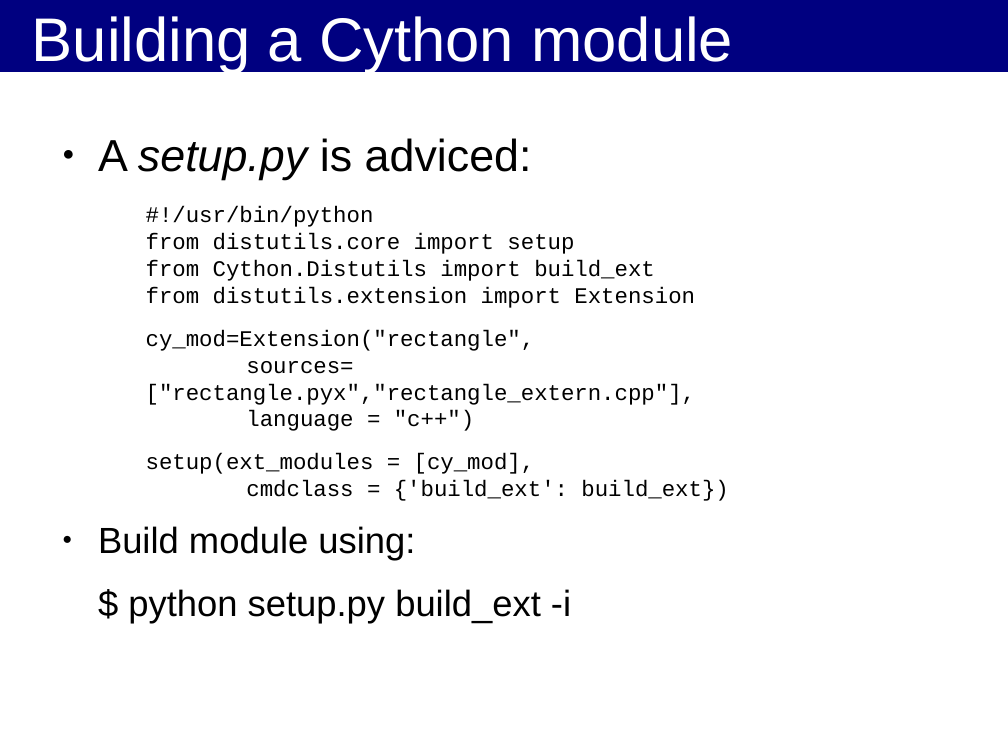
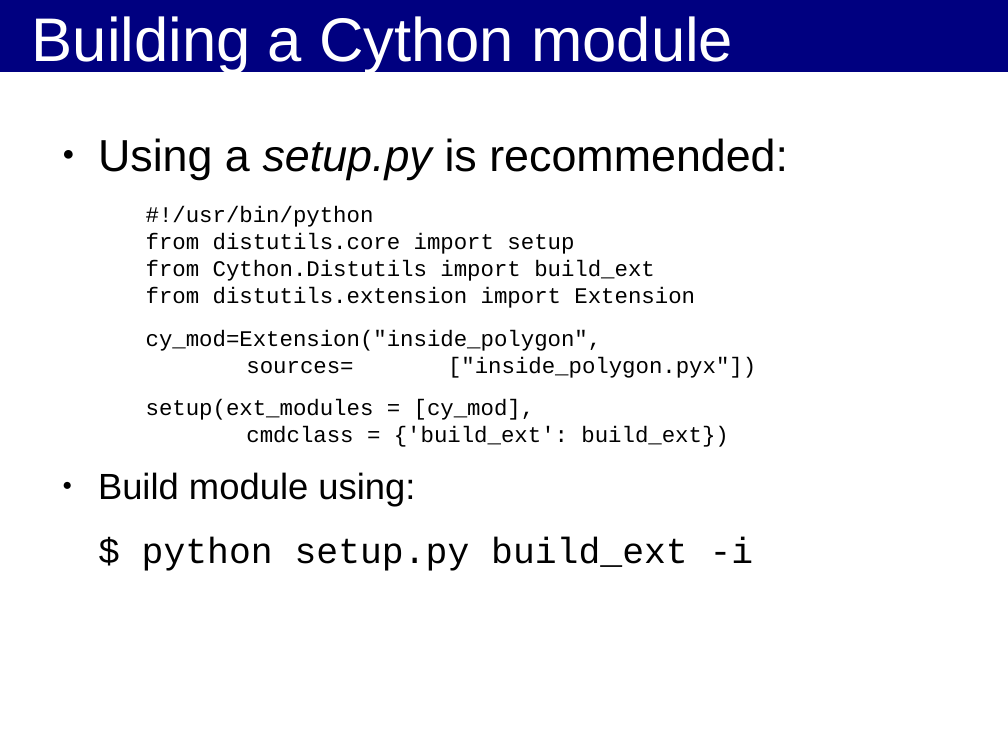
Before and after one commit to kif/HPP, a slide deck: slide 8 of Cython_OpenCL.odp. Drawn at 1008x756 pixels with LibreOffice and Linux fonts; fonts in the diff are those of the drawing; background and template pictures are left out. Boxes give left, top, right and bottom in pixels: in the first picture for what was removed or moved away, otherwise in the second. Text is boxed around its words. In the diff, an @@ line names an element or a change of style, - is before the commit and + after.

Commit message:
work on cython

```diff
--- a/Cython_OpenCL.odp
+++ b/Cython_OpenCL.odp
@@ text at (98,138,788,180): text changed @@
-● A setup.py is adviced:
+● Using a setup.py is recommended:
@@ text at (146,330,756,378): text changed @@
-  cy_mod=Extension("rectangle",
-  sources= ["rectangle.pyx","rectangle_extern.cpp"],
-  language = "c++")
+  cy_mod=Extension("inside_polygon",
+  sources= ["inside_polygon.pyx"])
@@ text at (142,537,754,571): font Arial to Courier New in "$ python setup.py build_ext -i" @@
```
Also in this commit, not shown: 3 other slides changed, 5 slides added.
